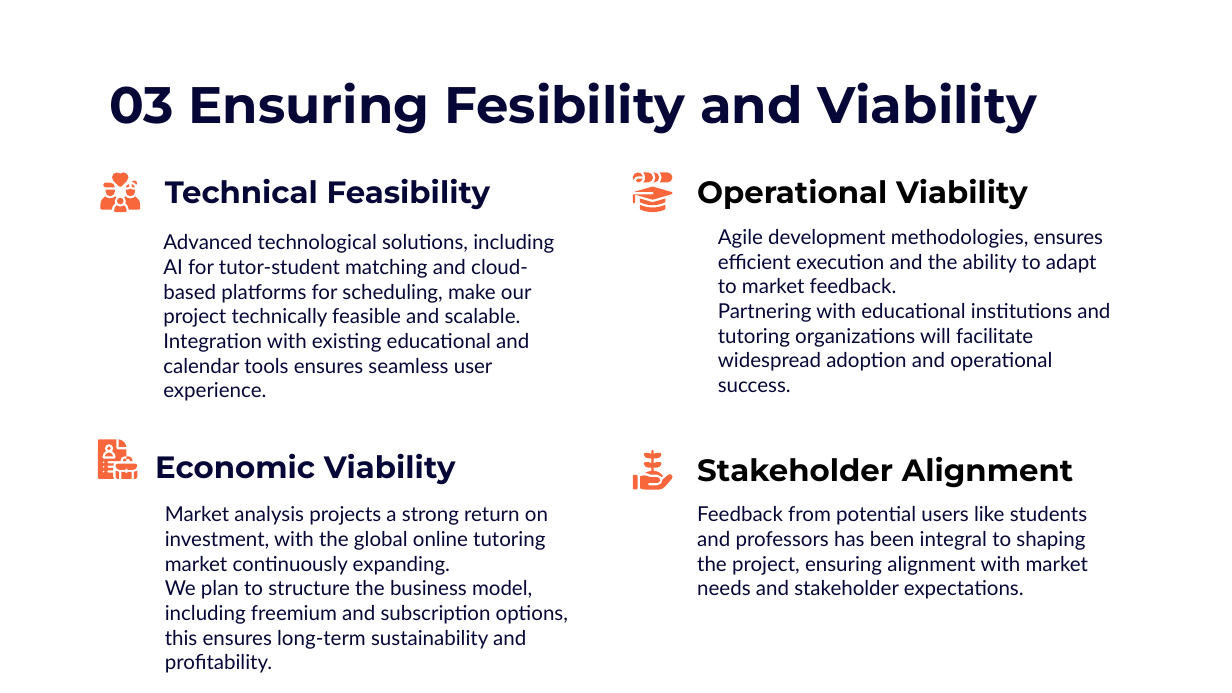
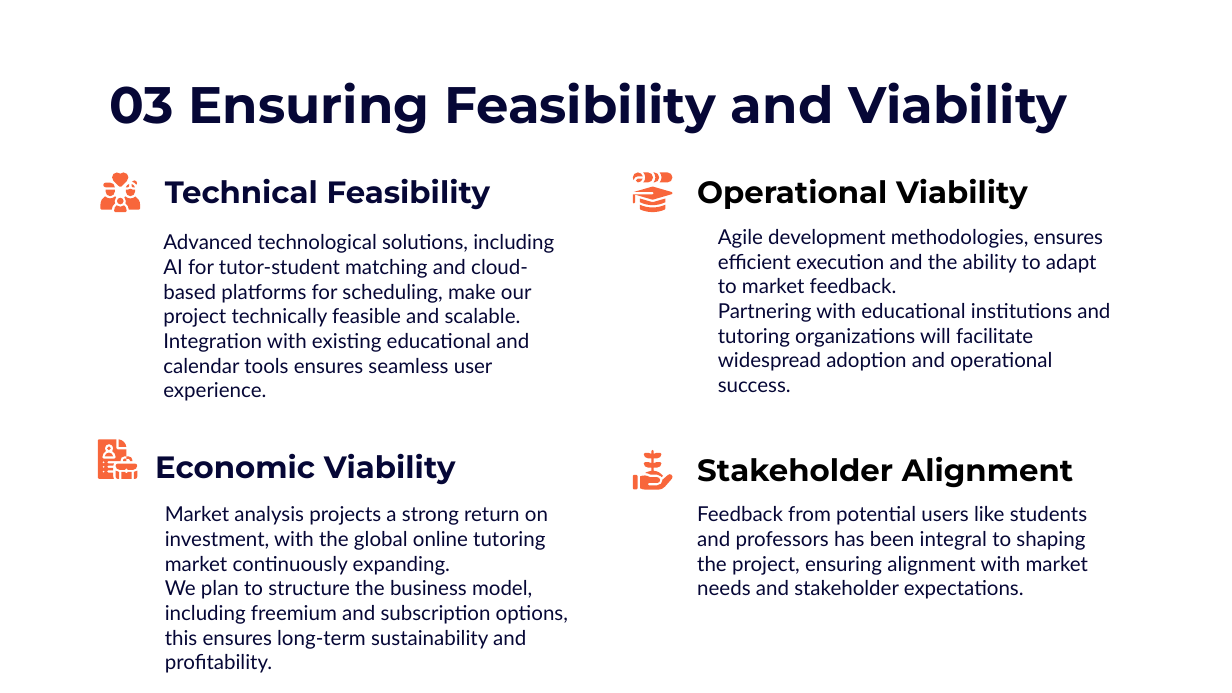
Before and after one commit to rohandhiman03/SOEN6841Project, a slide deck: slide 7 of Final Presentation.pptx. Drawn at 1232x693 pixels with LibreOffice and Linux fonts; fonts in the diff are those of the drawing; background and template pictures are left out. Boxes give left, top, right and bottom in pixels: in the first picture for what was removed or moved away, otherwise in the second. Text is boxed around its words. In the diff, an @@ line names an element or a change of style, - is before the commit and + after.

Commit message:
Update presentation

```diff
--- a/Final Presentation.pptx
+++ b/Final Presentation.pptx
@@ title at (109,82,1067,134): text changed @@
-03 Ensuring Fesibility and Viability
+03 Ensuring Feasibility and Viability
```
